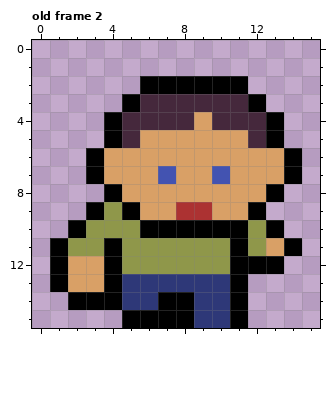
Pixel-art file, stored at assets/player/player.aseprite. Above: the version before the commit.
16x16 pixels, 12 frames. Shown: old frame 2. The commit also changed other frames, which this record leaves out.
The result:
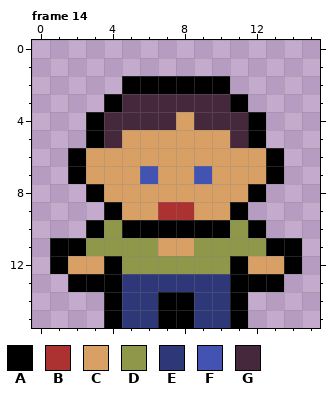
Palette (. is transparent): A #000000  B #ac3232  C #d9a066  D #8f974a  E #2e3878  F #4353b1  G #45283c
A new or re-ordered frame is compared with the old frame closest to it.
The exact change:
frames 12 -> 29
--- frame 14 is new; against old frame 2
@@ x 0..15 @@
  1 ................
- 2 ......AAAAAA....
- 3 .....AGGGGGGA...
- 4 ....AGGGGCGGGA..
- 5 ....AGCCCCCCGA..
- 6 ...ACCCCCCCCCCA.
- 7 ...ACCCFCCFCCCA.
- 8 ....ACCCCCCCCA..
- 9 ...ADACCBBCCA...
-10 ..ADDDAAAAAADA..
-11 .ADDADDDDDDADCA.
-12 .ACCADDDDDDAAA..
-13 .ACCAEEEEEEA....
-14 ..AAAEEAAEEA....
-15 .....AAAAEEA....
+ 2 .....AAAAAA.....
+ 3 ....AGGGGGGA....
+ 4 ...AGGGGCGGGA...
+ 5 ...AGCCCCCCGA...
+ 6 ..ACCCCCCCCCCA..
+ 7 ..ACCCFCCFCCCA..
+ 8 ...ACCCCCCCCA...
+ 9 ....ACCBBCCA....
+10 ...ADAAAAAADA...
+11 .AADDDDCCDDDDAA.
+12 .ACCADDDDDDACCA.
+13 ..AAAEEEEEEAAA..
+14 ....AEEAAEEA....
+15 ....AEEAAEEA....
Boxes around the changes in both pictures, in picture pixels (x1, y1, x2, y2):
changed: (50, 76, 302, 328)
